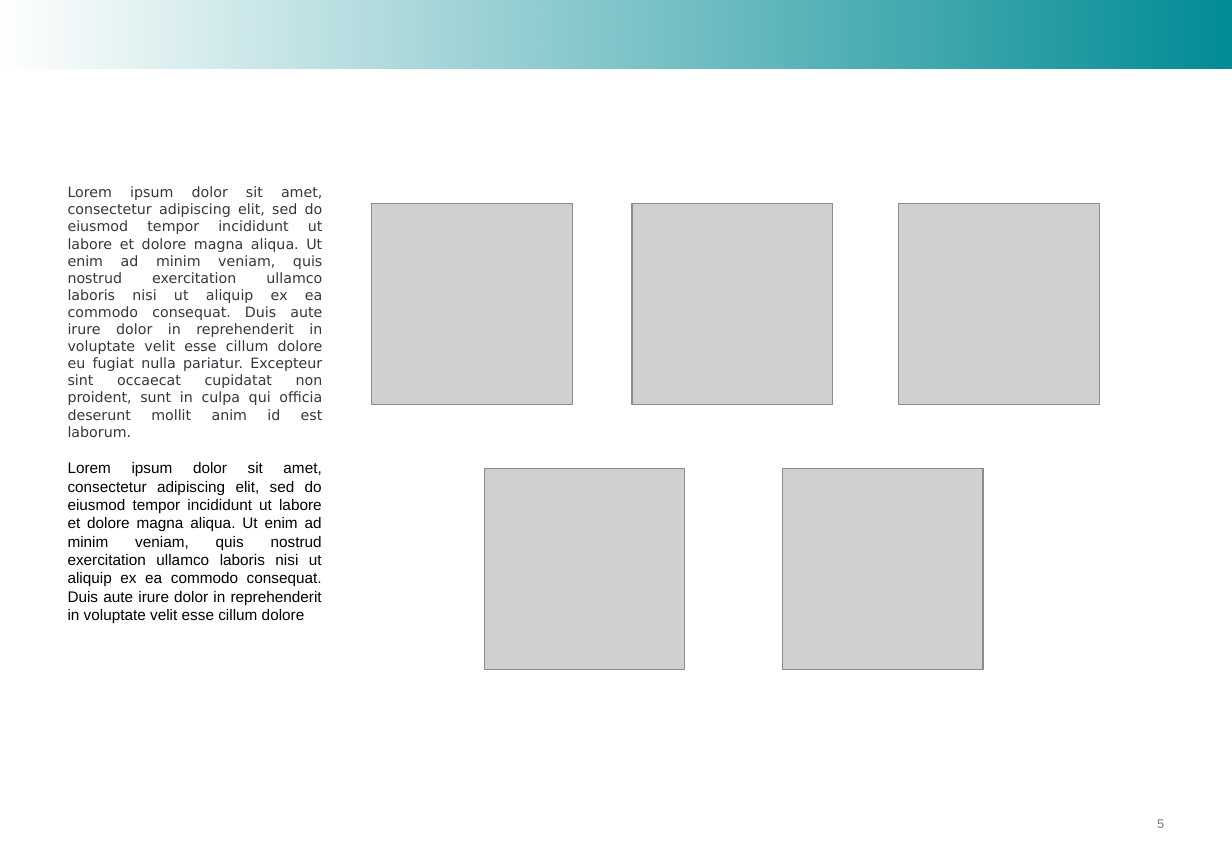
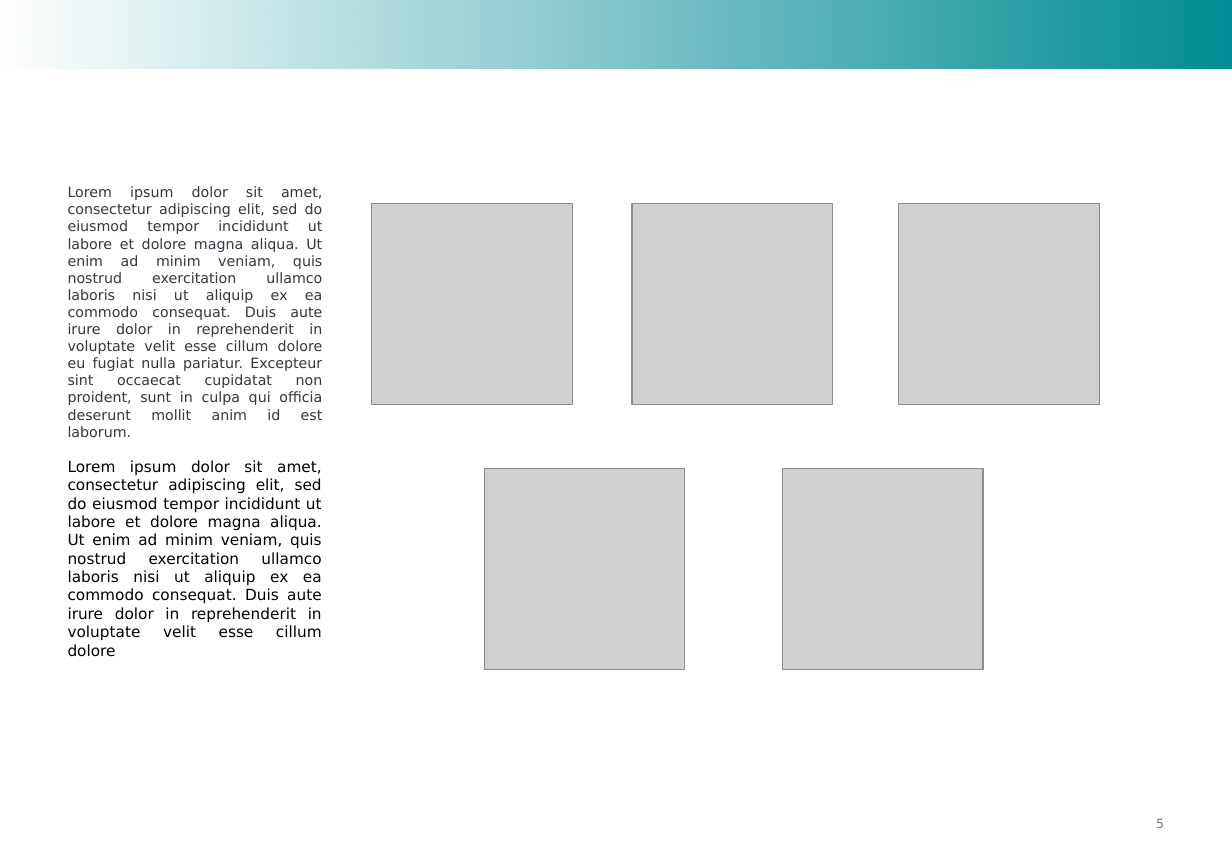
Before and after one commit to strawberry-labs/berry, a slide deck: slide 5 of deploy/skills/aesg-branding/assets/templates/AESG_General_Presentation.pptx. Drawn at 1232x853 pixels with LibreOffice and Linux fonts; fonts in the diff are those of the drawing; grey boxes stand for pictures; background and template pictures are left out. Boxes give left, top, right and bottom in pixels: in the first picture for what was removed or moved away, otherwise in the second. Text is boxed around its words. In the diff, an @@ line names an element or a change of style, - is before the commit and + after.

```diff
--- a/deploy/skills/aesg-branding/assets/templates/AESG_General_Presentation.pptx
+++ b/deploy/skills/aesg-branding/assets/templates/AESG_General_Presentation.pptx
@@ text at (x1=68, y1=460, x2=322, y2=657): font Arial to DejaVu Sans in "Lorem ipsum dolor sit amet, consectetur adipiscing ..." @@
```
Also in this commit, not shown: 4 other slides changed, 4 other files.
